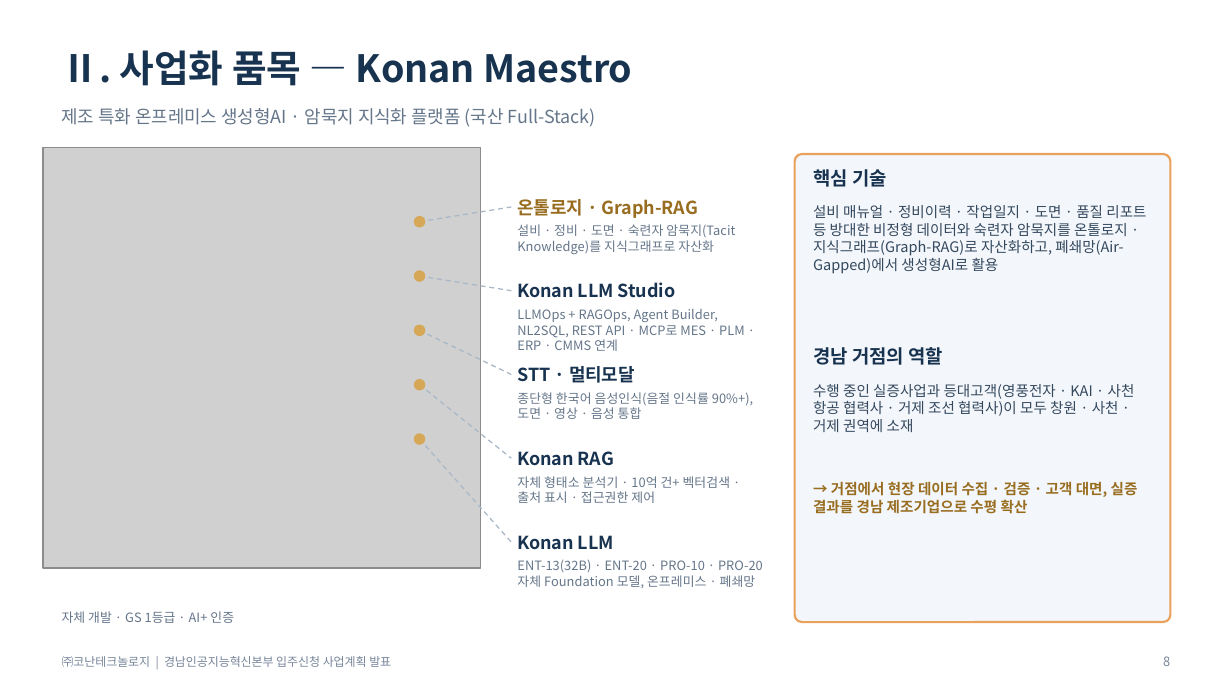
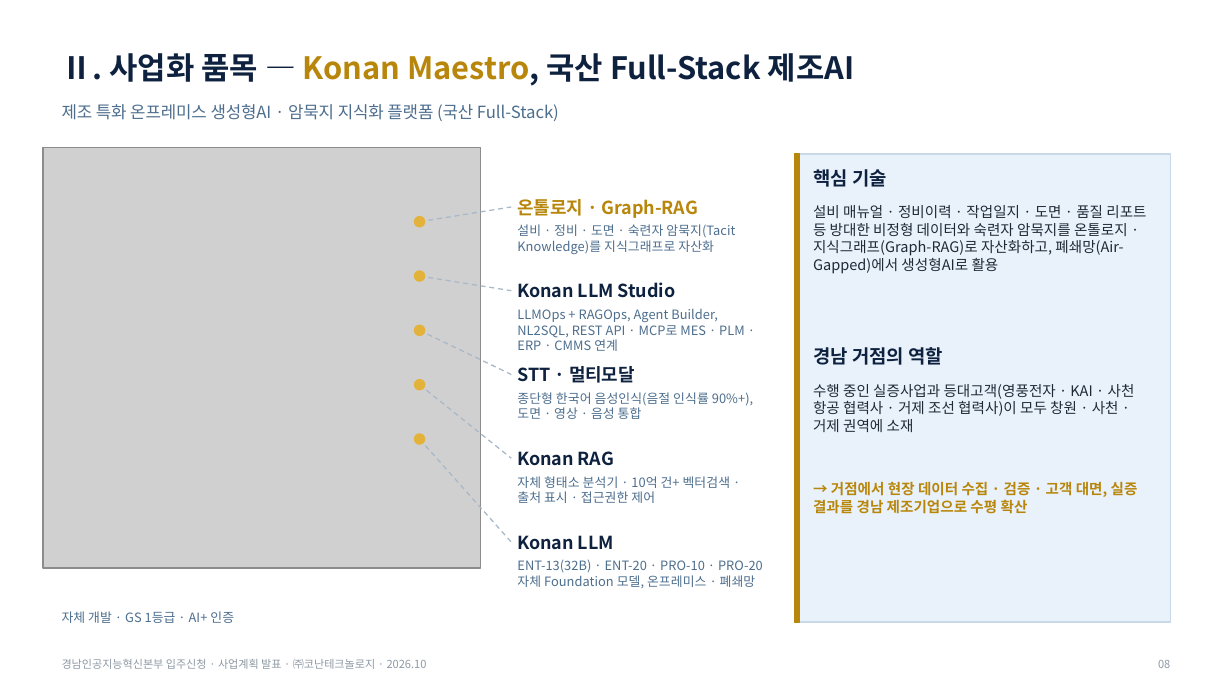
Before and after one commit to Jacob-Yeom/claude, a slide deck: slide 8 of deliverables/gyeongnam_tp_pitch/Konan_GyeongnamAI_Tenancy_Pitch_15min.pptx. Drawn at 1232x693 pixels with LibreOffice and Linux fonts; fonts in the diff are those of the drawing; grey boxes stand for pictures. Boxes give left, top, right and bottom in pixels: in the first picture for what was removed or moved away, otherwise in the second. Text is boxed around its words. In the diff, an @@ line names an element or a change of style, - is before the commit and + after.

```diff
--- a/deliverables/gyeongnam_tp_pitch/Konan_GyeongnamAI_Tenancy_Pitch_15min.pptx
+++ b/deliverables/gyeongnam_tp_pitch/Konan_GyeongnamAI_Tenancy_Pitch_15min.pptx
@@ text at bbox=[62, 53, 855, 86]: text changed; size 22 to 18 pt; text colour #18334F to #0E2240 @@
-Ⅱ. 사업화 품목 — Konan Maestro
+Ⅱ. 사업화 품목 — Konan Maestro, 국산 Full-Stack 제조AI
@@ text "제조 특화 온프레미스 생성형AI · ..." at bbox=[62, 104, 559, 121]: size 10.5 to 9.8 pt, text colour #65768A to #4D6E8E @@
@@ rectangle at bbox=[795, 154, 1170, 622]: rounded rectangle to rectangle; fill #F3F6FA to #E9F2FB; outline #E9A15B 1.25 pt to #C9D9E8 0.75 pt @@
@@ rectangle added at bbox=[795, 154, 800, 622], fill #B8860B, outline #B8860B 1 pt @@
@@ text "온톨로지 · Graph-RAG" at bbox=[517, 199, 698, 218]: text colour #986D20 to #B8860B @@
@@ text "설비 매뉴얼 · 정비이력 · ..." at bbox=[813, 205, 1146, 274]: text colour #34485E to #1F2A37 @@
@@ fill #D6A756 to #E2B23A; outline #D6A756 1 pt to #E2B23A 1 pt in 5 elements at bbox=[415, 434, 425, 444], bbox=[415, 379, 425, 389], bbox=[415, 325, 425, 335], bbox=[415, 271, 425, 281], bbox=[415, 217, 425, 227] @@
@@ text colour #18334F to #0E2240 in 6 elements at bbox=[517, 535, 614, 550], bbox=[517, 451, 614, 466], bbox=[517, 366, 635, 383], bbox=[517, 282, 676, 298], bbox=[813, 169, 887, 187], bbox=[813, 347, 943, 365] @@
@@ text "수행 중인 실증사업과 등대고객(영풍전자 · ..." at bbox=[813, 384, 1135, 432]: text colour #34485E to #1F2A37 @@
@@ text "→ 거점에서 현장 데이터 수집 ..." at bbox=[813, 481, 1138, 514]: text colour #986D20 to #B8860B @@
@@ text colour #65768A to #4D6E8E in 6 elements at bbox=[517, 560, 763, 588], bbox=[517, 476, 731, 503], bbox=[517, 392, 753, 419], bbox=[517, 309, 745, 351], bbox=[517, 224, 735, 254], bbox=[62, 611, 234, 623] @@
@@ text at bbox=[62, 659, 427, 669]: text changed; size 7 to 6.5 pt; text colour #77869A to #8E99A5 @@
-㈜코난테크놀로지 | 경남인공지능혁신본부 입주신청 사업계획 발표
+경남인공지능혁신본부 입주신청 · 사업계획 발표 · ㈜코난테크놀로지 · 2026.10
@@ text at bbox=[1158, 660, 1170, 668]: text changed; size 7.5 to 6.5 pt; text colour #77869A to #8E99A5 @@
-8
+08
```
Also in this commit, not shown: 17 other slides changed, 2 slides added, 1 slide removed, 3 other files.
